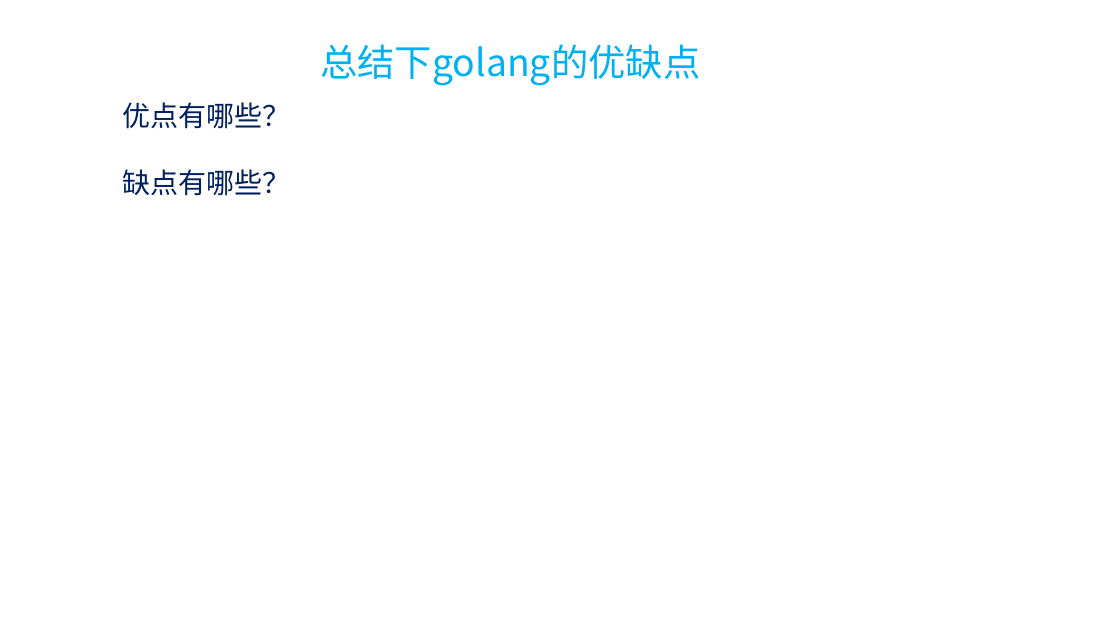
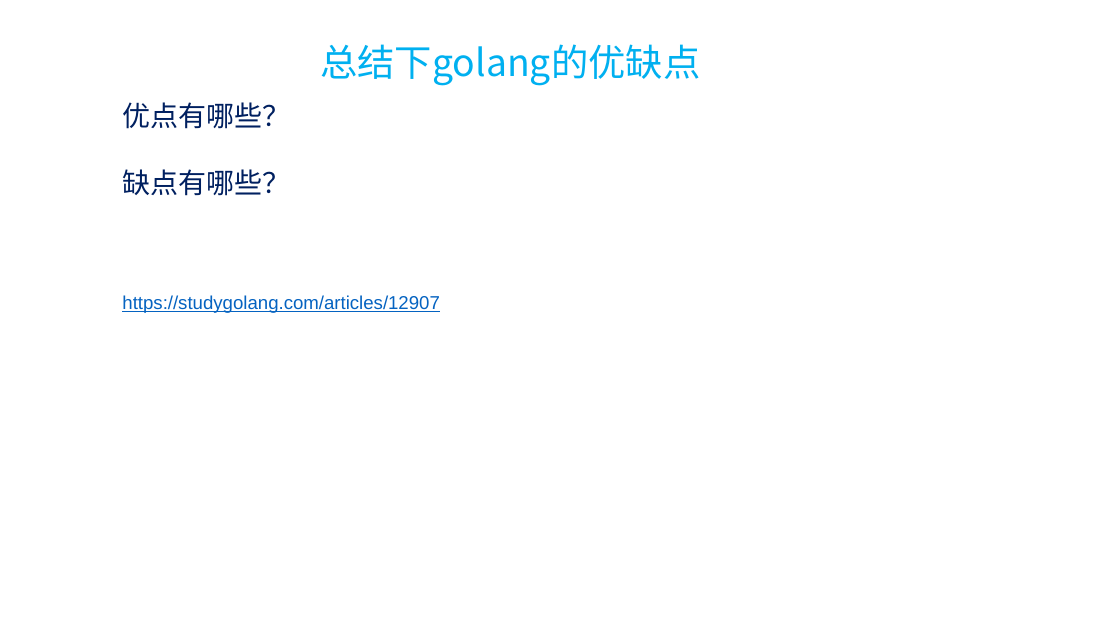
Before and after one commit to yekoufeng/go-learning, a slide deck: slide 22 of golang基础.pptx. Drawn at 1120x630 pixels with LibreOffice and Linux fonts; fonts in the diff are those of the drawing. Boxes give left, top, right and bottom in pixels: in the first picture for what was removed or moved away, otherwise in the second. Text is boxed around its words. In the diff, an @@ line names an element or a change of style, - is before the commit and + after.

```diff
--- a/golang基础.pptx
+++ b/golang基础.pptx
@@ text added at box(122, 295, 439, 313), 16 pt, text #0563C1, underline @@
+https://studygolang.com/articles/12907
```
